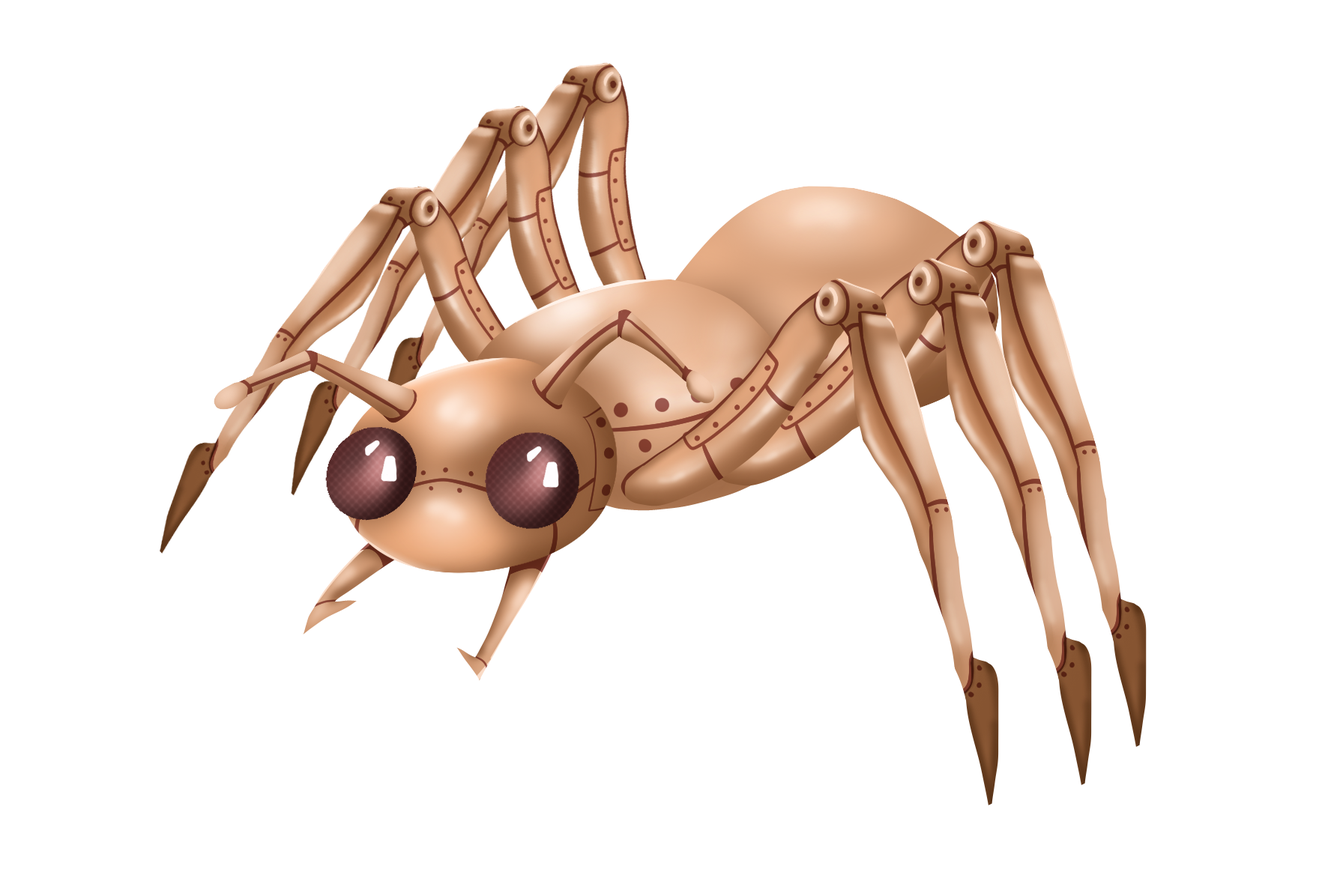
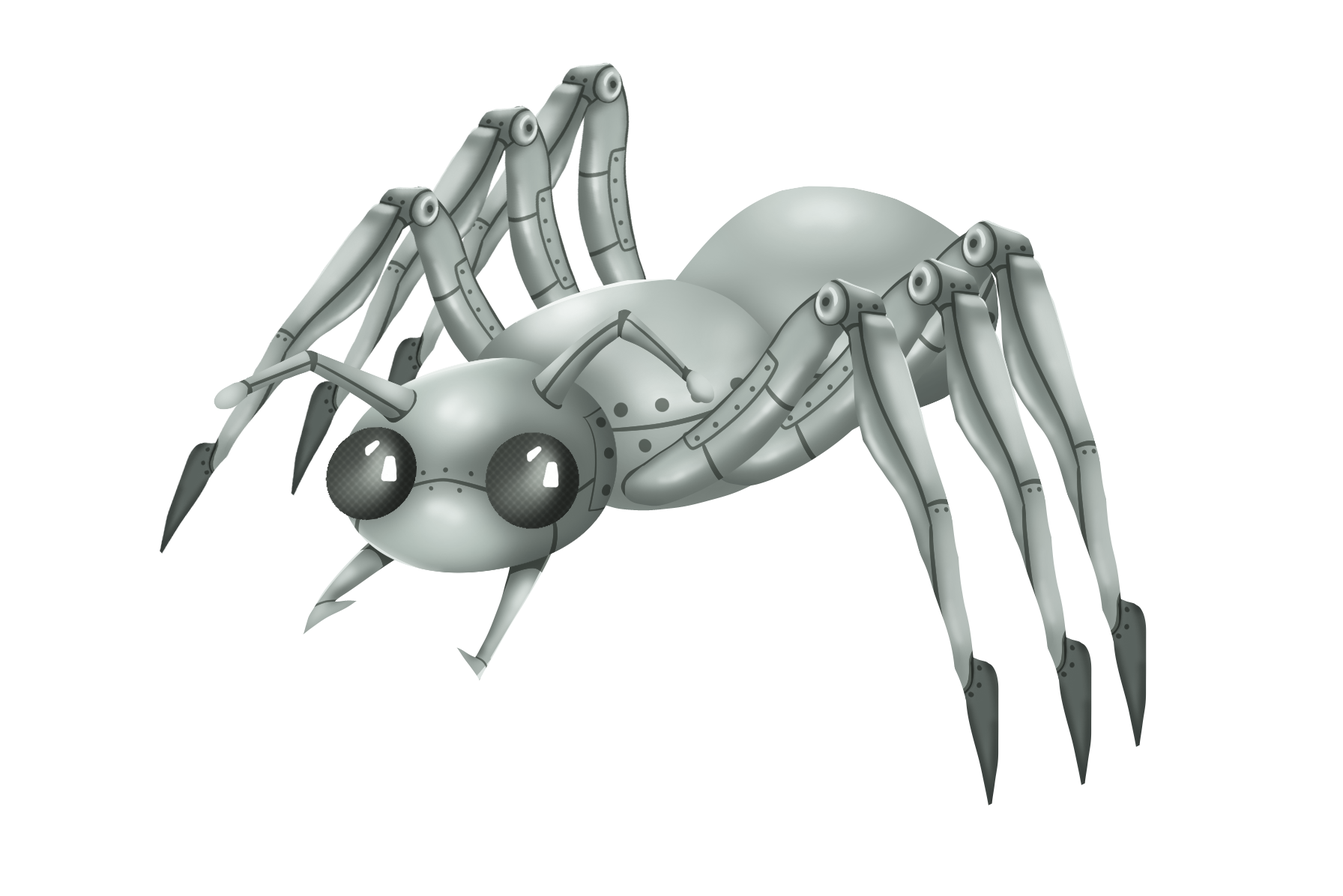
Before/after of a 1343 x 896 layered artwork. What changed in the layer stack:
painted on "left_antenna" over [530, 309, 715, 410]
painted on "right_antenna" over [213, 349, 418, 424]
painted on "left_eye" over [324, 356, 618, 574]
painted on "left_colmillo" over [412, 532, 557, 682]
painted on "right_colmillo" over [302, 526, 422, 635]
painted on "left_front_leg_top" over [813, 277, 999, 806]
painted on "left_front_leg_bottom" over [620, 280, 854, 507]
painted on "left_middle_leg_top" over [905, 257, 1092, 787]
painted on "left_middle_leg_bottom" over [713, 260, 947, 487]
painted on "left_back_leg_top" over [960, 219, 1147, 748]
painted on "left_back_leg_bottom" over [768, 222, 1002, 449]
painted on "thorax" over [454, 277, 797, 512]
painted on "abdomen" over [666, 185, 999, 424]
painted on "right_front_leg_top" over [159, 185, 441, 555]
painted on "right_front_leg_bottom" over [406, 185, 556, 410]
painted on "right_middle_leg_top" over [289, 105, 540, 497]
painted on "right_middle_leg_bottom" over [502, 104, 604, 353]
painted on "right_middle_leg _top" over [373, 62, 624, 454]
painted on "right_middle_leg _bottom" over [575, 62, 655, 318]
